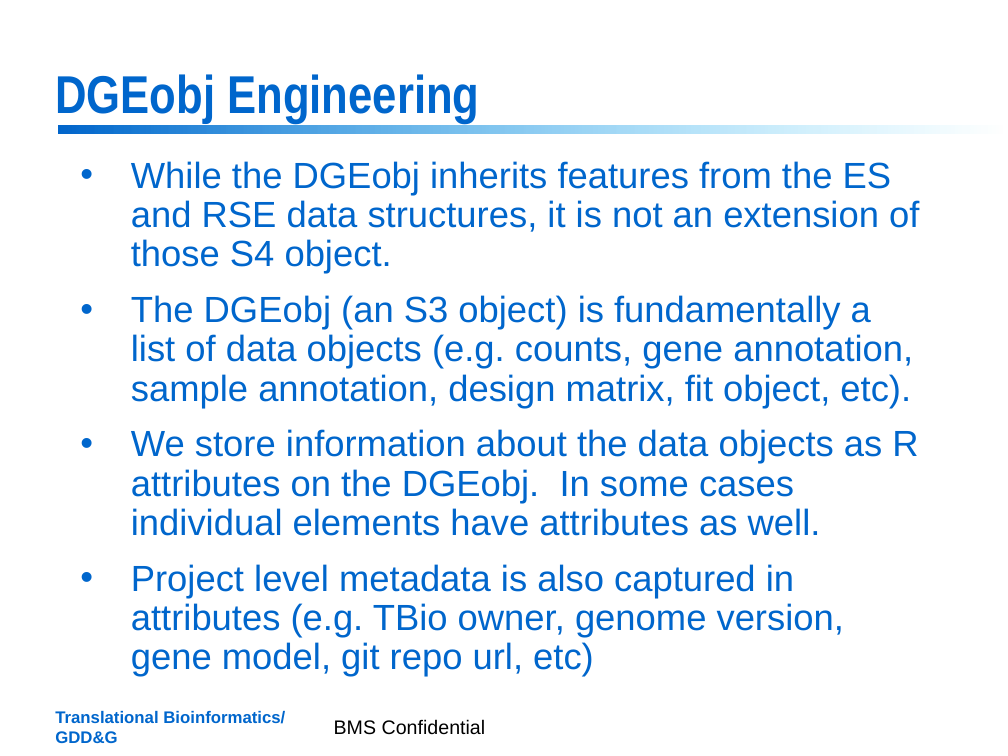
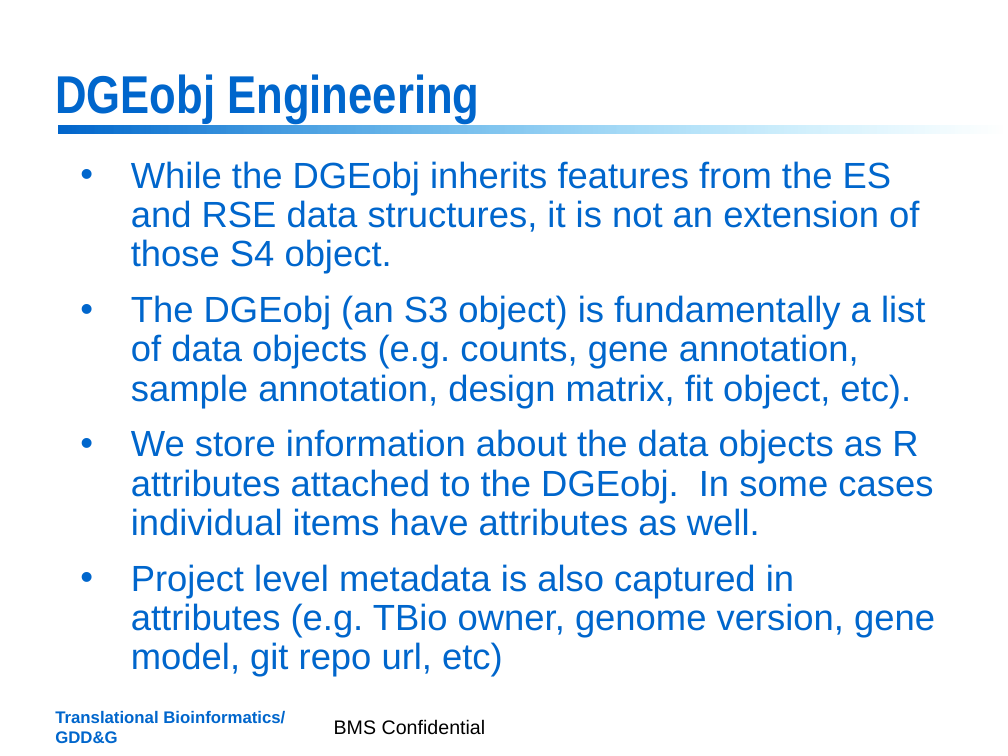
Before and after one commit to jrthompson54/DGE.Tools2, a slide deck: slide 4 of DGEobj Short Intro-16May2019.pptx. Drawn at 1008x756 pixels with LibreOffice and Linux fonts; fonts in the diff are those of the drawing; background and template pictures are left out. Boxes give left, top, right and bottom in pixels: in the first picture for what was removed or moved away, otherwise in the second. Text is boxed around its words. In the diff, an @@ line names an element or a change of style, - is before the commit and + after.

```diff
--- a/DGEobj Short Intro-16May2019.pptx
+++ b/DGEobj Short Intro-16May2019.pptx
@@ text at bbox=[131, 429, 933, 536]: text changed @@
-• We store information about the data objects as R attributes on the DGEobj. In some cases individual elements have attributes as well.
+• We store information about the data objects as R attributes attached to the DGEobj. In some cases individual items have attributes as well.
```
Also in this commit, not shown: 1 other slide changed, 6 other files.
